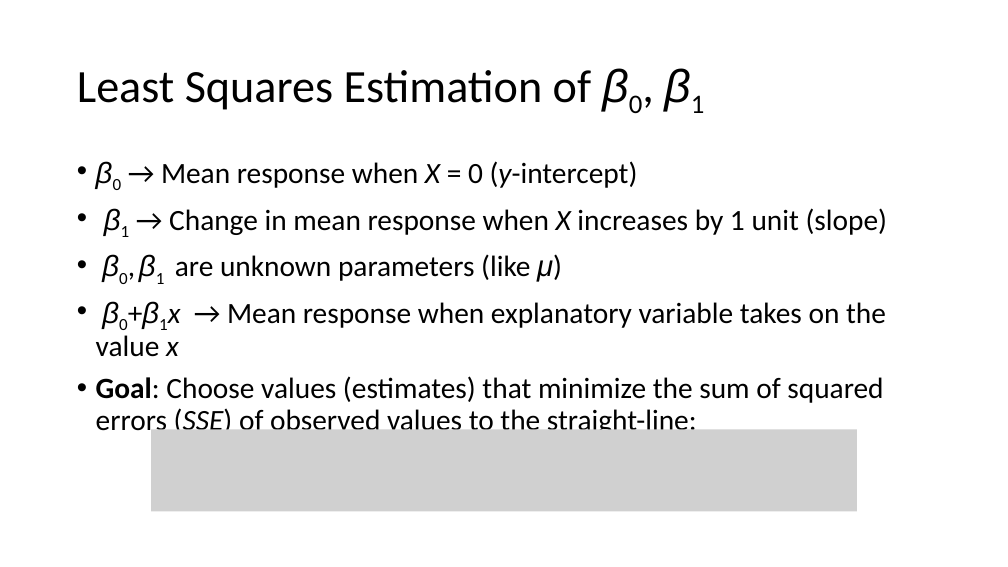
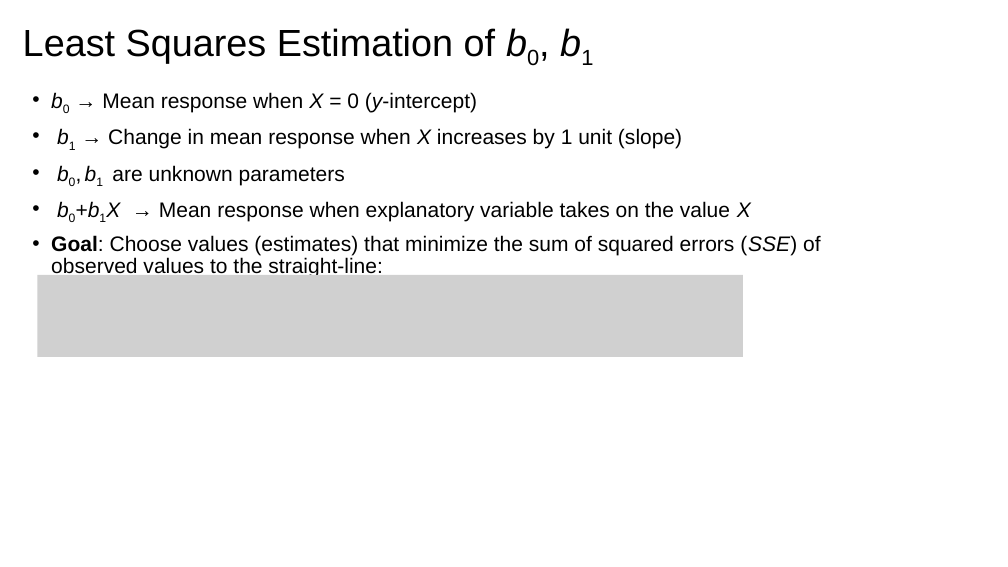
Before and after one commit to issues-osu/statsii-spring2026, a slide deck: slide 32 of slides/MLR/lecture.pptx (slide 25 before the commit). Drawn at 1008x567 pixels with LibreOffice and Linux fonts; fonts in the diff are those of the drawing; grey boxes stand for pictures. Boxes give left, top, right and bottom in pixels: in the first picture for what was removed or moved away, otherwise in the second. Text is boxed around its words. In the diff, an @@ line names an element or a change of style, - is before the commit and + after.

```diff
--- a/slides/MLR/lecture.pptx
+++ b/slides/MLR/lecture.pptx
@@ title at [23, 28, 495, 63]: text changed; size 44 to 36 pt; font Calibri to Arial @@
-Least Squares Estimation of β0, β1
+Least Squares Estimation of b0, b1
@@ text "b0 → Mean response when ...": place and size @@
-text "b0 → Mean response when ..." at [96, 161, 888, 437]
+text "b0 → Mean response when ..." at [51, 92, 821, 278]
@@ text at [102, 92, 751, 221]: text changed; size 28 to 20 pt; font Calibri to Arial @@
-• β0 → Mean response when X = 0 (y-intercept)
-• β1 → Change in mean response when X increases by 1 unit (slope)
-• β0, β1 are unknown parameters (like μ)
-• β0+β1x → Mean response when explanatory variable takes on the value x
+• b0 → Mean response when X = 0 (y-intercept)
+• b1 → Change in mean response when X increases by 1 unit (slope)
+• b0, b1 are unknown parameters
+• b0+b1X → Mean response when explanatory variable takes on the value X
@@ text at [51, 235, 821, 278]: size 28 to 20 pt, font Calibri to Arial in "Goal: Choose values (estimates) that minimize the ..." @@
@@ picture added at [37, 275, 743, 357] @@
@@ picture removed at [151, 430, 857, 511] @@
```
Also in this commit, not shown: 70 other slides changed, 31 slides added, 29 slides removed.
